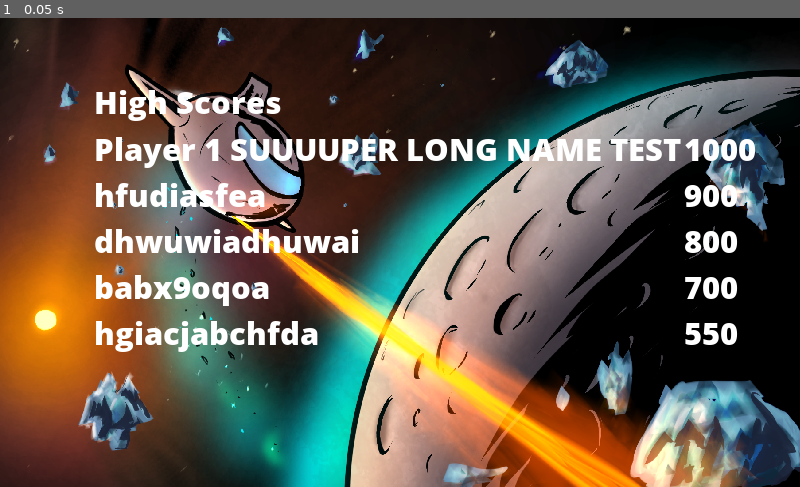
Above: before the commit, frame 1.
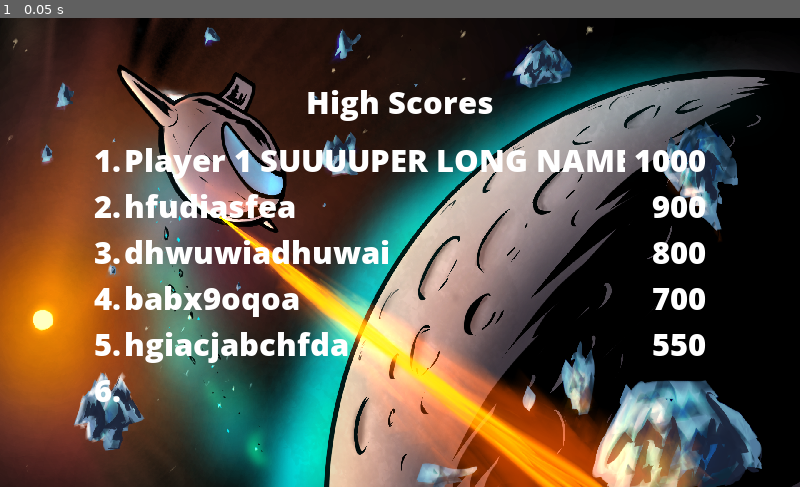
Above: after the commit, the same moment.

Repository: chapmanh/Terraformia
Game: Godot game, scene res://MainScenes/HighScores.tscn
The game is run twice, just before and just after one commit, with the same random seed, the same clock (stepped at 60 frames per second) and the same inputs. This scene is started directly instead of the project's main scene.
Inputs:
- Up to frame 1 (0.05 s): no input

The runs differ from the first frame. In frame 1, 49% of the frame differs, in the area x 1-100%, y 0-100%.

Commit message:
changed dict to array to enable sorting logic

Diff:
--- a/Moonshot/MainScenes/HighScores.gd
+++ b/Moonshot/MainScenes/HighScores.gd
@@ -3,22 +3,39 @@
 onready var labelNames = $ScoreBoard/VBoxContainer/HBoxContainer/LabelNames
 onready var labelScores = $ScoreBoard/VBoxContainer/HBoxContainer/LabelScores
 
-var scoreData = {
-	"Player 1 SUUUUPER LONG NAME TEST" : 1000,
-	"hfudiasfea" : 900,
-	"dhwuwiadhuwai" : 800,
-	"babx9oqoa": 700,
-	"hgiacjabchfda": 550,
-}
+var scoreData: Array = [
+	1000,
+	900,
+	800,
+	700,
+	550,
+]
+
+var nameData: Array = [
+	"Player 1 SUUUUPER LONG NAME TEST",
+	"hfudiasfea",
+	"dhwuwiadhuwai",
+	"babx9oqoa",
+	"hgiacjabchfda",
+]
+
+var board: Array = [nameData, scoreData]
+# board = [[name1, ...], [score1, ...]]
 
 # Called when the node enters the scene tree for the first time.
 func _ready() -> void:
 	var names: String = ""
 	var scores: String = ""
 
-	for name in scoreData:
-		names += str(name) + "\n"
-		scores += str(scoreData[name]) + "\n"
+	for i in range(len(scoreData)):
+		# names = board[0]
+		names += str(board[0][i]) + "\n"
+		# scores = board[1]
+		scores += str(board[1][i]) + "\n"
 
 	labelNames.set_text(names)
 	labelScores.set_text(scores)
+
+# Given the current board, place attempt [attemptName, attemptScore] inside
+func _updateBoard(board, attempt):
+	pass
--- a/Moonshot/MainScenes/HighScores.tscn
+++ b/Moonshot/MainScenes/HighScores.tscn
@@ -21,14 +21,14 @@
 }
 
 [node name="TextureRect" type="TextureRect" parent="."]
-margin_right = 1024.0
-margin_bottom = 600.0
+margin_right = 1030.0
+margin_bottom = 619.0
 texture = ExtResource( 7 )
 expand = true
 
 [node name="ScoreBoard" type="MarginContainer" parent="."]
-margin_right = 1024.0
-margin_bottom = 600.0
+margin_right = 1030.0
+margin_bottom = 619.0
 custom_constants/margin_right = 120
 custom_constants/margin_top = 80
 custom_constants/margin_left = 120
@@ -37,33 +37,65 @@
 [node name="VBoxContainer" type="VBoxContainer" parent="ScoreBoard"]
 margin_left = 120.0
 margin_top = 80.0
-margin_right = 904.0
-margin_bottom = 520.0
+margin_right = 910.0
+margin_bottom = 539.0
+rect_min_size = Vector2( 600, 300 )
 
 [node name="LabelTitle" type="Label" parent="ScoreBoard/VBoxContainer"]
-margin_right = 784.0
+margin_right = 790.0
 margin_bottom = 55.0
 custom_fonts/font = SubResource( 1 )
 text = "High Scores"
+align = 1
 
 [node name="HBoxContainer" type="HBoxContainer" parent="ScoreBoard/VBoxContainer"]
 margin_top = 59.0
-margin_right = 784.0
-margin_bottom = 230.0
+margin_right = 790.0
+margin_bottom = 459.0
+rect_min_size = Vector2( 500, 300 )
+rect_clip_content = true
+size_flags_vertical = 3
+
+[node name="LabelPos" type="Label" parent="ScoreBoard/VBoxContainer/HBoxContainer"]
+margin_top = 27.0
+margin_right = 35.0
+margin_bottom = 372.0
+rect_min_size = Vector2( 35, 0 )
+custom_fonts/font = SubResource( 1 )
+text = "1.
+2.
+3.
+4.
+5.
+6."
 
 [node name="LabelNames" type="Label" parent="ScoreBoard/VBoxContainer/HBoxContainer"]
-margin_right = 378.0
-margin_bottom = 171.0
+margin_left = 39.0
+margin_top = 27.0
+margin_right = 672.0
+margin_bottom = 372.0
+rect_min_size = Vector2( 100, 0 )
+size_flags_horizontal = 3
 custom_fonts/font = SubResource( 1 )
-text = "Placeholder Name
-Placeholder Name
-Placeholder Name"
+text = "Name
+Name
+Name
+Name
+Name
+Name"
+clip_text = true
 
 [node name="LabelScores" type="Label" parent="ScoreBoard/VBoxContainer/HBoxContainer"]
-margin_left = 382.0
-margin_right = 751.0
-margin_bottom = 171.0
+margin_left = 676.0
+margin_top = 27.0
+margin_right = 790.0
+margin_bottom = 372.0
+rect_min_size = Vector2( 100, 0 )
 custom_fonts/font = SubResource( 1 )
-text = "Placeholder Score
-Placeholder Score
-Placeholder Score"
+text = "Score
+Score
+Score
+Score
+Score
+Score"
+align = 2
